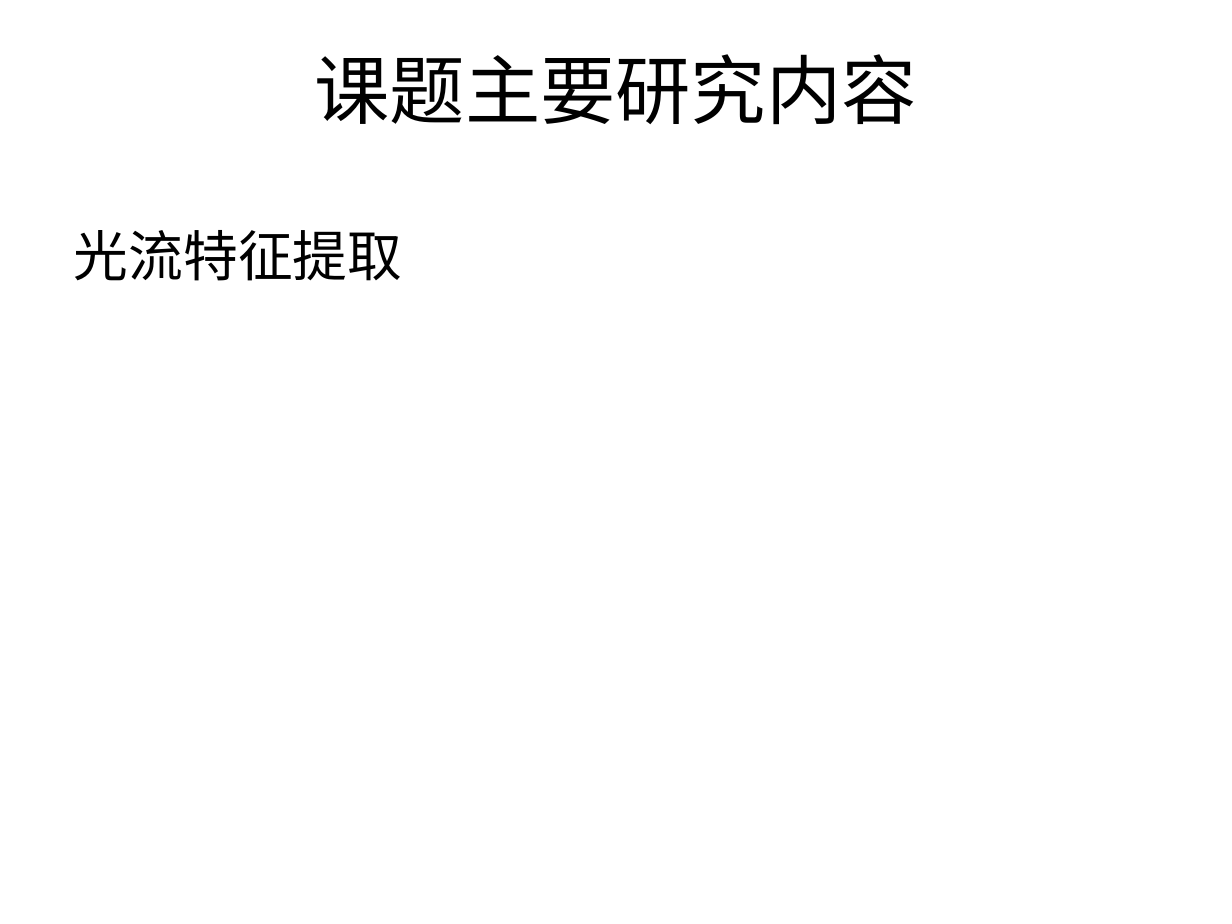
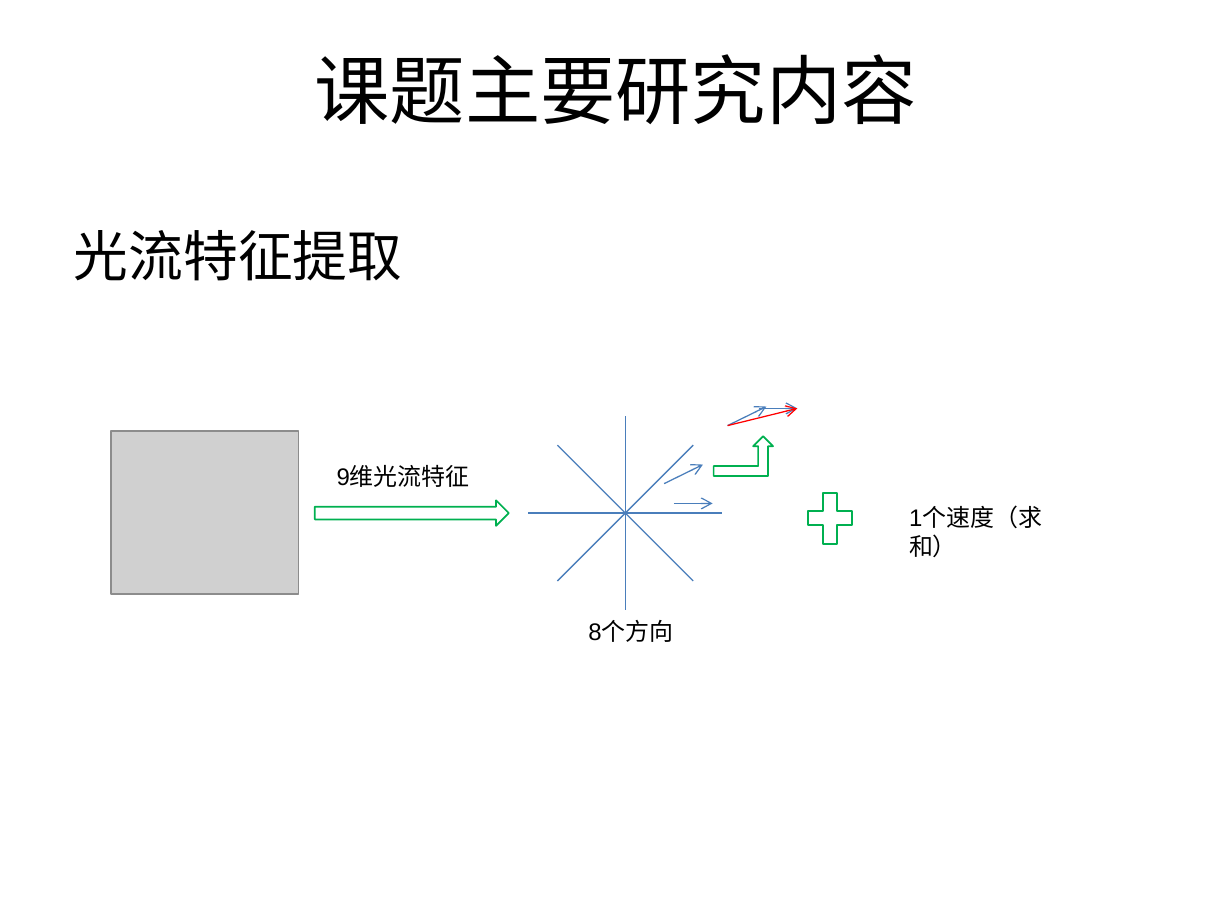
Before and after one commit to lftongheat/GraduateThesis, a slide deck: slide 4 of doc/论文中期报告-刘凤桐.pptx. Drawn at 1232x924 pixels with LibreOffice and Linux fonts; fonts in the diff are those of the drawing; grey boxes stand for pictures; background and template pictures are left out. Boxes give left, top, right and bottom in pixels: in the first picture for what was removed or moved away, otherwise in the second. Text is boxed around its words. In the diff, an @@ line names an element or a change of style, - is before the commit and + after.

```diff
--- a/doc/论文中期报告-刘凤桐.pptx
+++ b/doc/论文中期报告-刘凤桐.pptx
@@ group added at (111,407,1042,642): 5 arrows, 4 lines, 3 texts, 1 picture, 1 right arrow, 1 plus sign, 1 bent up arrow @@
+8个方向
+1个速度（求和）
+9维光流特征
```
Also in this commit, not shown: 3 other slides changed, 1 slide removed, 2 other files.
